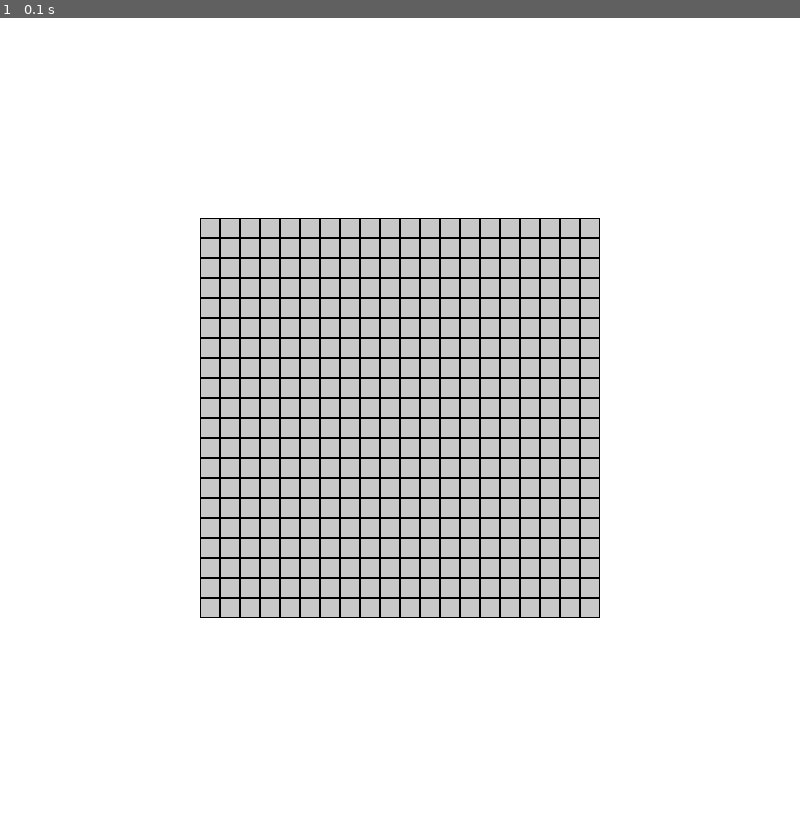
Above: before the commit, frame 1.
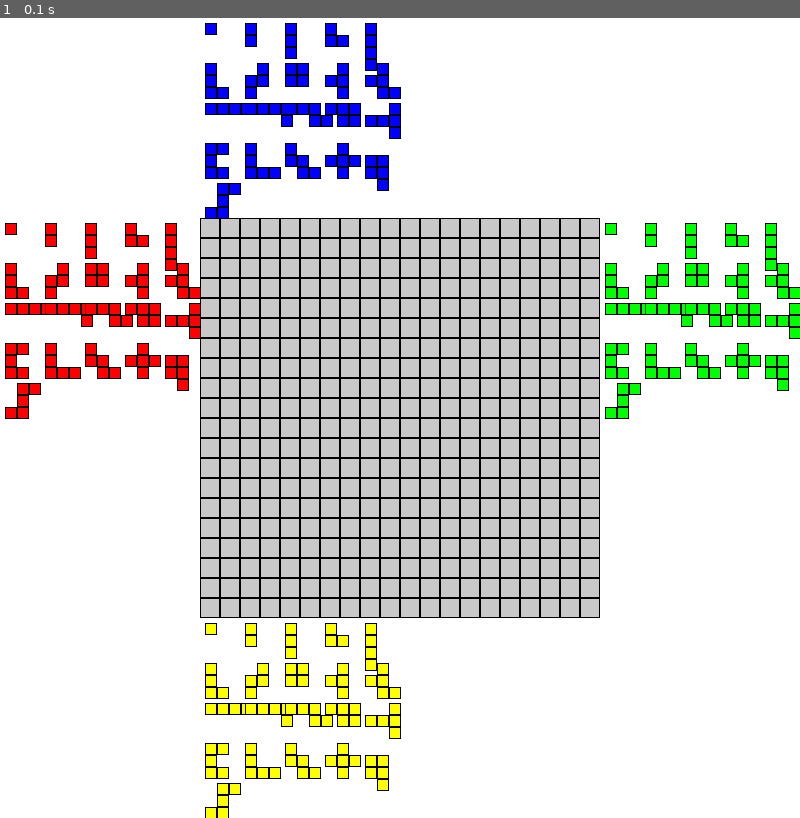
Above: after the commit, the same moment.

Repository: lhalcomb/Blokus
Game: pygame game, started from BlokusPyGame/src/main.py
The game is run twice, just before and just after one commit, with the same random seed, the same clock (stepped at 60 frames per second) and the same inputs.
Inputs:
- Up to frame 1 (0.1 s): no input

The runs differ from the first frame. In frame 1, 7.8% of the frame differs, in the area x 0-100%, y 0-100%.

Commit message:
have pieces rendering in repsective sides of the board, need to space them out.

Diff:
--- a/BlokusPyGame/src/piece.py
+++ b/BlokusPyGame/src/piece.py
@@ -2,13 +2,13 @@
 
 PIECES = {
     'I1': [(0, 0)],  # Single square
-    'I2': [(0, 0), (1, 0)],  # Domino
-    'I3': [(0, 0), (1, 0), (2, 0)],  # Straight 3
-    'L3': [(0, 0), (1, 0), (1, 1)],  # L-shape 3
-    'I4': [(0, 0), (1, 0), (2, 0), (3, 0)],  # Straight 4
-    'L4': [(0, 0), (1, 0), (2, 0), (2, 1)],  # L-shape 4
+    'I2': [(0, 0), (0, 1)],  # Domino
+    'I3': [(0, 0), (0, 1), (0, 2)],  # I - 3
+    'L3': [(0, 0), (0, 1), (1, 1)],  # L-shape 3
+    'I4': [(0, 0), (0, 1), (0, 2), (0, 3)],  # Straight 4
+    'L4': [(0, 0), (0, 1), (0, 2), (1, 2)],  # L-shape 4
     'N4': [(1, 0), (1, 1), (0, 1), (0, 2)],  # N-Shape 4
-    'O4': [(0, 0), (1, 0), (0, 1), (1, 1)],  # O-Shape 4
+    'O4': [(0, 0), (0, 1), (1, 0), (1, 1)],  # O-Shape 4
     'T4': [(1, 0), (0, 1), (1, 1), (1, 2)],  # T-Shape 4
     'F5': [(1, 0), (0, 1), (1, 1), (1, 2), (2, 2)],  # F-Shape 5
     'I5': [(0, 0), (1, 0), (2, 0), (3, 0), (4, 0)],  # I-shaped 5
@@ -21,7 +21,7 @@
     'W5': [(0, 0), (0, 1), (1, 1), (1, 2), (2, 2)],  # W-Shape 5
     'X5': [(0, 1), (1, 0), (1, 1), (1, 2), (2, 1)],  # X-Shape 5
     'Y5': [(0, 1), (1, 1), (1, 2), (1, 3), (0, 2)],  # Y-Shape 5
-    'Z5': [(2, 0), (0, 1), (0, 2), (1, 1), (1, 2)],  # Z-shape 5
+    'Z5': [(2, 0), (1, 0), (1, 1), (1, 2), (0, 2)],  # Z-shape 5
 }
 
 
--- a/BlokusPyGame/src/ui.py
+++ b/BlokusPyGame/src/ui.py
@@ -4,6 +4,8 @@
 from dataclasses import dataclass
 from board import Board
 from color import Color
+from player import Player
+from piece import PIECES
 
 CELL_SIZE = 20
 
@@ -21,6 +23,9 @@
         self.screen: Surface = screen
         self.board: Board = board
 
+
+        #self.player: Player = Player()
+
         #Calculate Board Boundaries ---- (board_start_x, board_end_x) = (200, 600) = (board_start_y, board_end_y)
 
         board_start_x = self.screen.get_width() // 4 # 800 // 4 = 200
@@ -33,7 +38,8 @@
         Color.YELLOW: PanelRegion(board_start_x, board_end_y, board_end_x - board_start_x, board_start_y), # yellow region - (200, 600, 400, 200) = bottom
         Color.GREEN: PanelRegion(board_end_x, board_start_y, board_start_x, board_end_y - board_start_y), # green region - (600, 200, 200, 400) = right
         Color.BLUE: PanelRegion(board_start_x , 0, board_end_x - board_start_x, board_start_y) # blue region - (200, 0, 400, 200) = top
-}
+        }
+        self.piece_sections: list[Color] = list(self.piece_regions)
 
     def render(self):
         self.screen.fill("white")
@@ -59,9 +65,41 @@
         Render each of the players' remaining pieces on their respective side of the board.
         """
 
+        #this needs work
+
+        piece_spacing = 40
+        panel_tile_size = 12
+        padding = 5
+        pieces_per_row = 5
+
+        left = self.piece_sections[0] #red
+        right = self.piece_sections[2] #green
+        bottom = self.piece_sections[1] #yellow
+        top = self.piece_sections[3] #blue
+
+
         for color, sections in self.piece_regions.items():
             #pygame.draw.rect(self.screen, color.value, (sections.x, sections.y, sections.width, sections.height))
-            pass
+
+            if color.value == left.value:
+                print(color.value)
+
+            y_offset = sections.y + padding
+            player = Player(color)
+            for idx, piece in enumerate(player.remaining_pieces):
+                piece_shape = PIECES[piece]
+
+                row = idx // pieces_per_row
+                col = idx % pieces_per_row
+
+                x_offset = sections.x + padding + col * piece_spacing
+                y_offset = sections.y + padding + row * piece_spacing
+
+                for dx, dy in piece_shape:
+                    x = x_offset + (dx * panel_tile_size)
+                    y = y_offset + (dy * panel_tile_size)
+                    pygame.draw.rect(self.screen, color.value, (x, y, panel_tile_size, panel_tile_size))
+                    pygame.draw.rect(self.screen, (0, 0, 0), (x, y, panel_tile_size, panel_tile_size), 1)
 
     def _render_piece_hover(self):
         """
